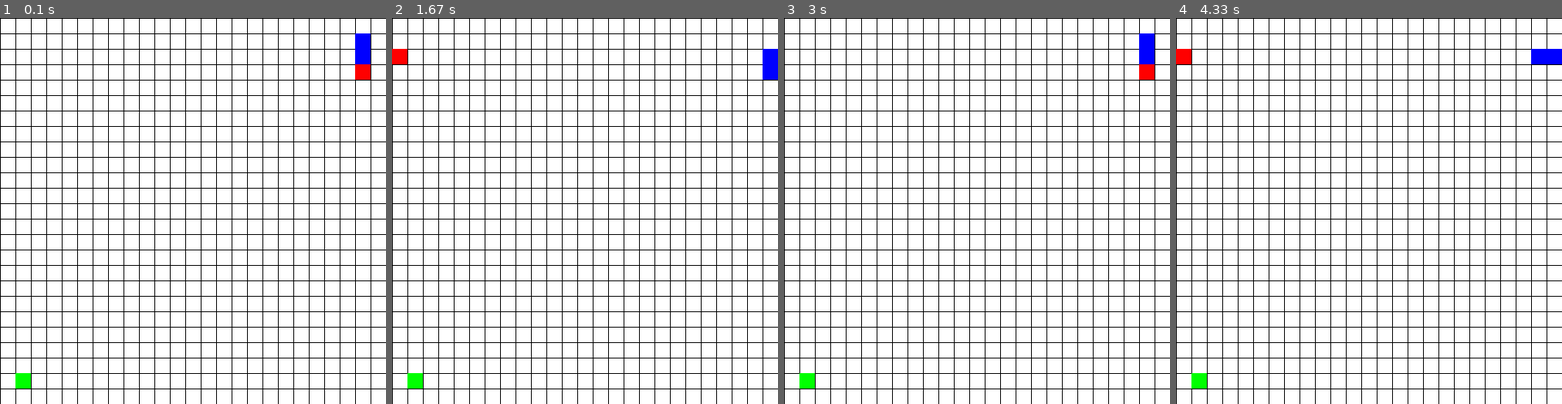
Above: before the commit, frames 1-4 (left to right).
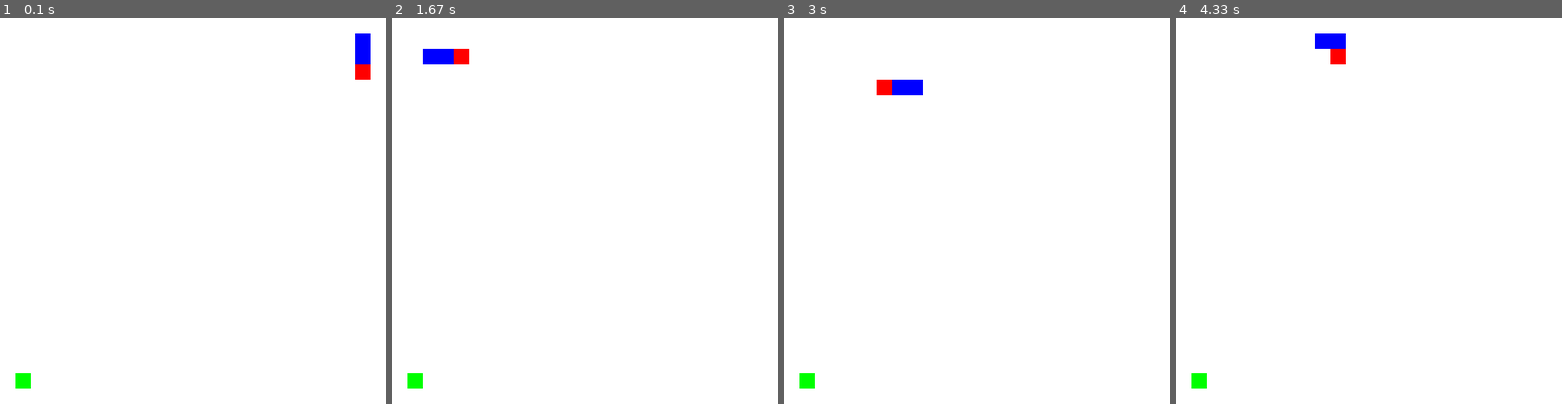
Above: after the commit, the same moments.

Repository: kobili/pygame-snake
Game: pygame game, started from main.py
Same seed, same stepped clock (60 frames per second), same inputs: the game is played once before the commit and once after it.
Inputs:
- Up to frame 1 (0.1 s): no input
- Up to frame 2 (1.67 s): hold Right 0.33-0.8 s; hold Up 0.83-1.13 s; hold Right 1.17-1.63 s
- Up to frame 3 (3 s): hold Left 1.67-2.2 s; hold Down 2.23-2.53 s; hold Left 2.57-2.97 s
- Up to frame 4 (4.33 s): hold Up 3-3.37 s; hold Right 3.4-4.03 s; hold Down from 4.07 s (still down)

The runs differ from the first frame. In frame 1, 9.7% of the frame differs, in the area x 0-100%, y 0-100%; in frame 2, 11%; in frame 3, 11%; in frame 4, 11%.

Commit message:
Prevent player from turning opposite of current direction

Diff:
--- a/game_state.py
+++ b/game_state.py
@@ -13,7 +13,7 @@
         self.window_height = window_height
 
     def handle_input(self, pressed):
-        self.snake.update_direction(pressed)
+        self.snake.handle_input(pressed)
 
     def update(self):
         self.snake.update()
--- a/main.py
+++ b/main.py
@@ -38,12 +38,12 @@
         pressed = pygame.key.get_pressed()
         game_state.handle_input(pressed)
 
-        if frames % 30 == 0:
+        if frames % 10 == 0:
             game_state.update()
 
         # Render elements of the game
         WINDOW.fill(BACKGROUND)
-        draw_grid(WINDOW, GRID_SQUARE_SIZE)
+        # draw_grid(WINDOW, GRID_SQUARE_SIZE)
         game_state.render()
 
         pygame.display.update()
--- a/snake.py
+++ b/snake.py
@@ -20,15 +20,19 @@
         self.tail_length = tail_length
         self.tail = [(start_x, start_y - segment_size)]
 
-    def update_direction(self, pressed):
+    def handle_input(self, pressed):
         if pressed[K_UP] or pressed[K_w]:
-            self.direction = Direction.UP
+            if self.direction != Direction.DOWN:
+                self.direction = Direction.UP
         elif pressed[K_RIGHT] or pressed[K_d]:
-            self.direction = Direction.RIGHT
+            if self.direction != Direction.LEFT:
+                self.direction = Direction.RIGHT
         elif pressed[K_DOWN] or pressed[K_s]:
-            self.direction = Direction.DOWN
+            if self.direction != Direction.UP:
+                self.direction = Direction.DOWN
         elif pressed[K_LEFT] or pressed[K_a]:
-            self.direction = Direction.LEFT
+            if self.direction != Direction.RIGHT:
+                self.direction = Direction.LEFT
 
     def update(self):
 
